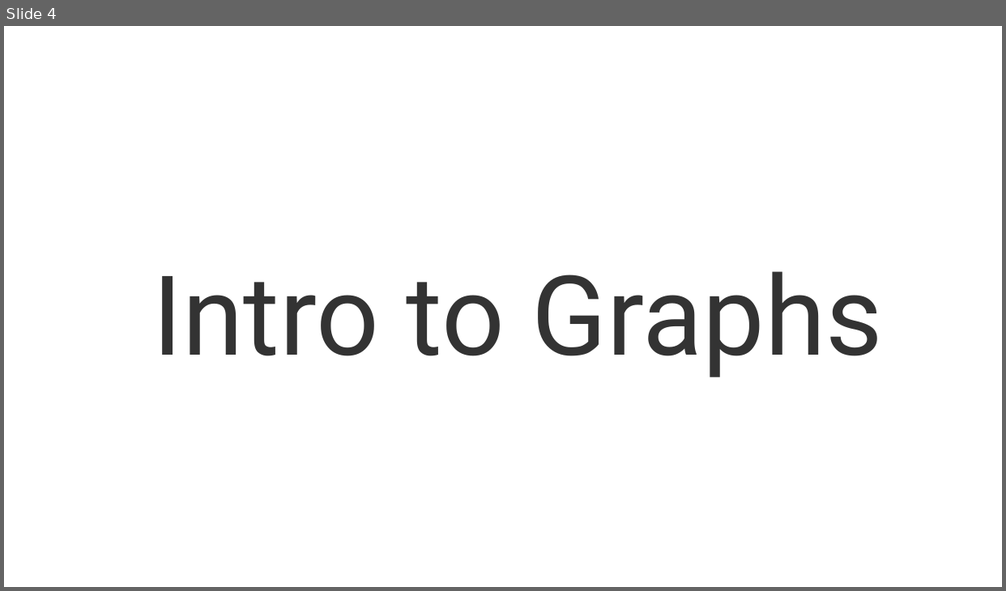
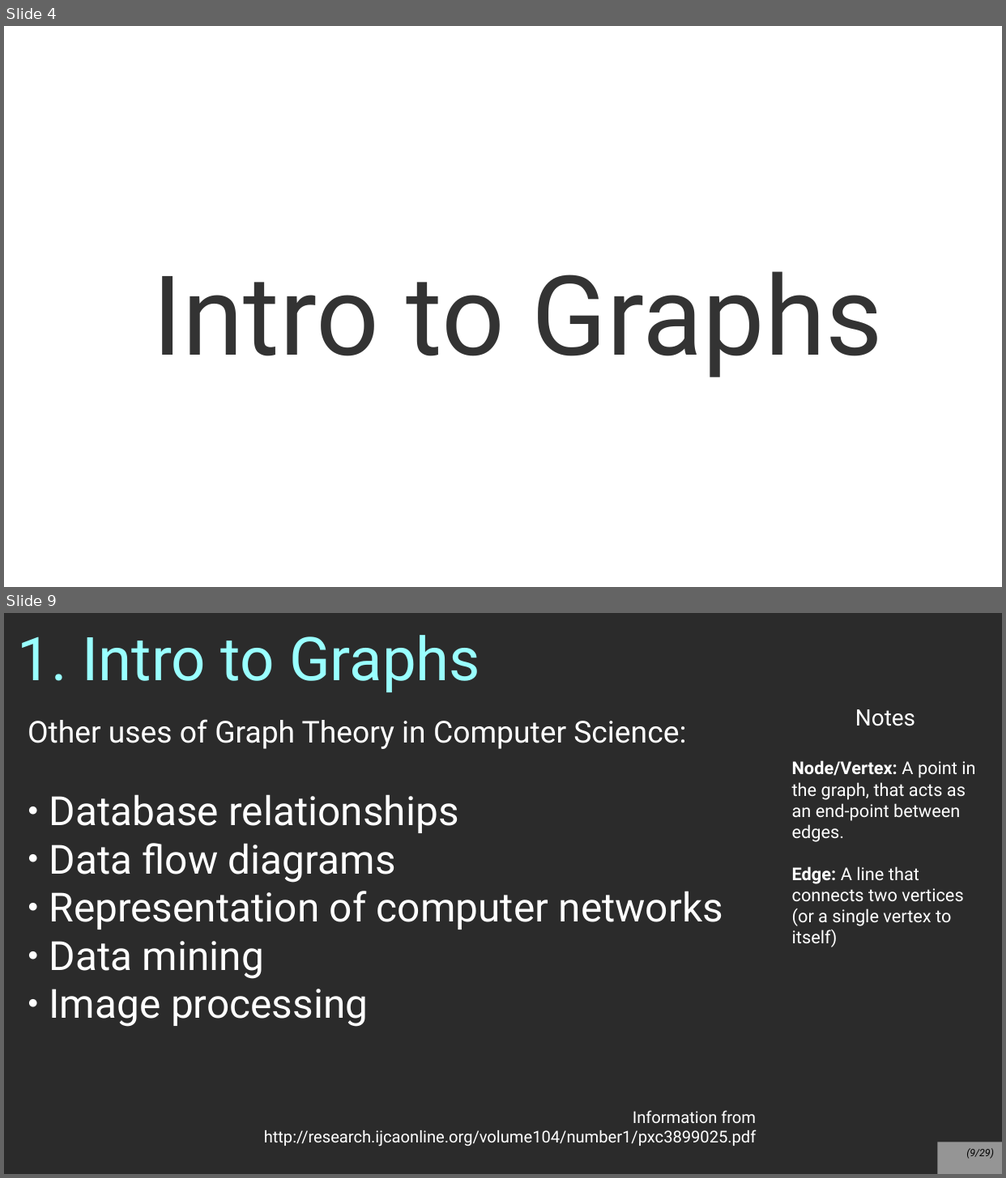
Before and after one commit to nguyenchithien/CS211-Discrete-Structures-II, a slide deck: Lectures/Lecture 7.1.odp. Shown one above the other, each under a label of ours: slide 4 before the commit, slides 4 and 9 after it; the slides between them are not shown. The pictures are 1006x591 and 1006x1178 pixels, drawn with LibreOffice and Linux fonts; fonts in the diff are those of the drawing; background and template pictures are left out; a plain dark background stands for a picture behind light text. Boxes give left, top, right and bottom in pixels: in the first picture for what was removed or moved away, otherwise in the second. Text is boxed around its words. In the diff, an @@ line names an element or a change of style, - is before the commit and + after.

```diff
--- a/Lectures/Lecture 7.1.odp
+++ b/Lectures/Lecture 7.1.odp
@@ slide 9 added at (x1=4, y1=613, x2=1002, y2=1174), background picture (left out) @@
@@ title added at (x1=18, y1=635, x2=480, y2=692), 48 pt, text #99FFFF @@
+1. Intro to Graphs
@@ text added at (x1=792, y1=709, x2=975, y2=948), 14 pt, text #FFFFFF @@
+Notes
+Node/Vertex: A point in the graph, that acts as an end-point between edges.
+Edge: A line that connects two vertices (or a single vertex to itself)
@@ text added at (x1=27, y1=719, x2=723, y2=1027), 32 pt, text #FFFFFF @@
+Other uses of Graph Theory in Computer Science:
+● Database relationships
+● Data flow diagrams
+● Representation of computer networks
+● Data mining
+● Image processing
@@ text added at (x1=264, y1=1110, x2=756, y2=1147), 13 pt, text #FFFFFF @@
+Information from
+http://research.ijcaonline.org/volume104/number1/pxc3899025.pdf
@@ page number added at (x1=938, y1=1143, x2=1002, y2=1174), fill #FFFFFF at 50% opacity, 8 pt, text #000000, italic @@
+(9/29)
```
Also in this commit, not shown: 2 slides changed, 23 other slides added, 5 slides removed, 1 other file.
